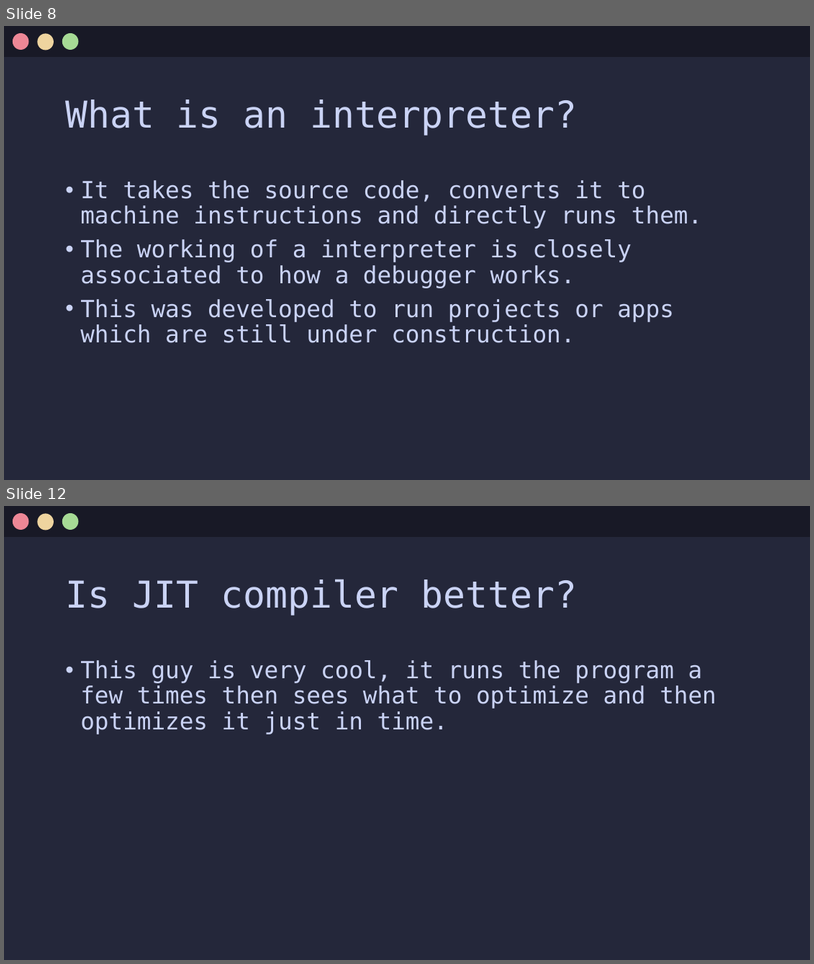
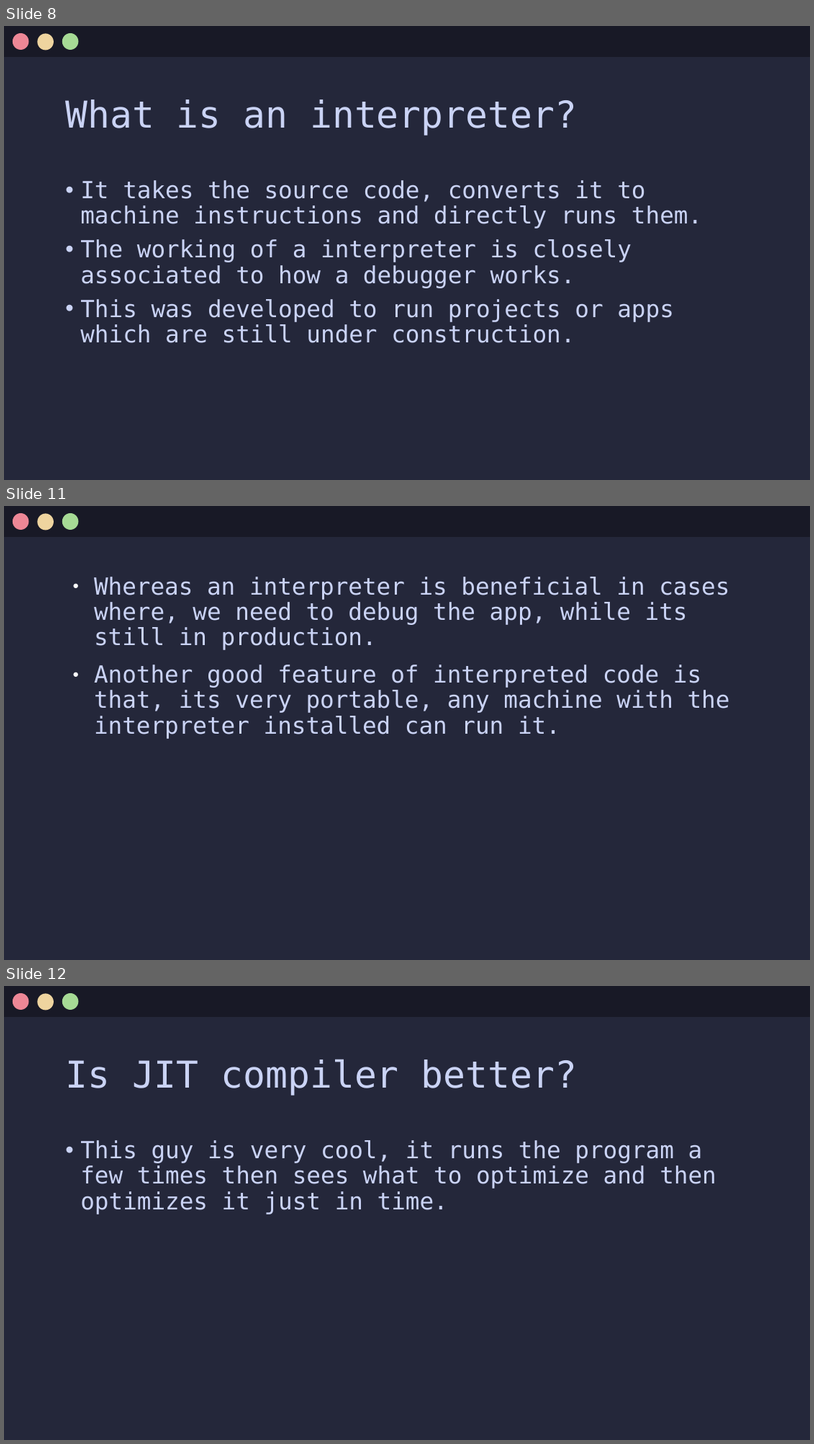
Before and after one commit to Jx-ls/custom-compiler, a slide deck: Compilers.odp. Shown one above the other, each under a label of ours: slides 8 and 12 before the commit, slides 8, 11 and 12 after it; the slides between them are not shown. The pictures are 814x964 and 814x1444 pixels, drawn with LibreOffice and Linux fonts; fonts in the diff are those of the drawing. Boxes give left, top, right and bottom in pixels: in the first picture for what was removed or moved away, otherwise in the second. Text is boxed around its words. In the diff, an @@ line names an element or a change of style, - is before the commit and + after.

Commit message:
added stuff abt compilers and interpreters

```diff
--- a/Compilers.odp
+++ b/Compilers.odp
@@ slide 11 added at [4,506,810,960], background #24273A @@
@@ rectangle added at [4,506,810,537], fill #181926 @@
@@ ellipse added at [13,513,28,530], fill #ED8796 @@
@@ ellipse added at [37,513,54,530], fill #EED49F @@
@@ ellipse added at [62,513,78,530], fill #A6DA95 @@
@@ text added at [94,577,730,739], 28 pt, text #CAD3F5 @@
+● Whereas an interpreter is beneficial in cases where, we need to debug the app, while its still in production.
+● Another good feature of interpreted code is that, its very portable, any machine with the interpreter installed can run it.
```
Also in this commit, not shown: 4 slides changed, 1 slide removed, 1 other file.
